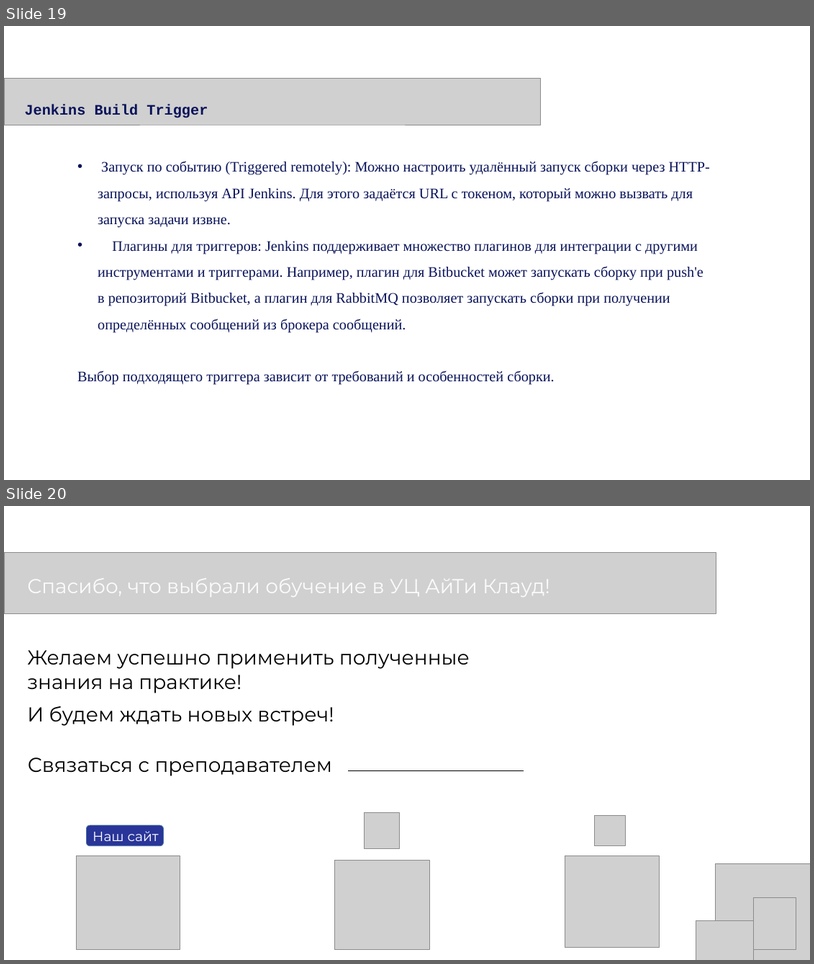
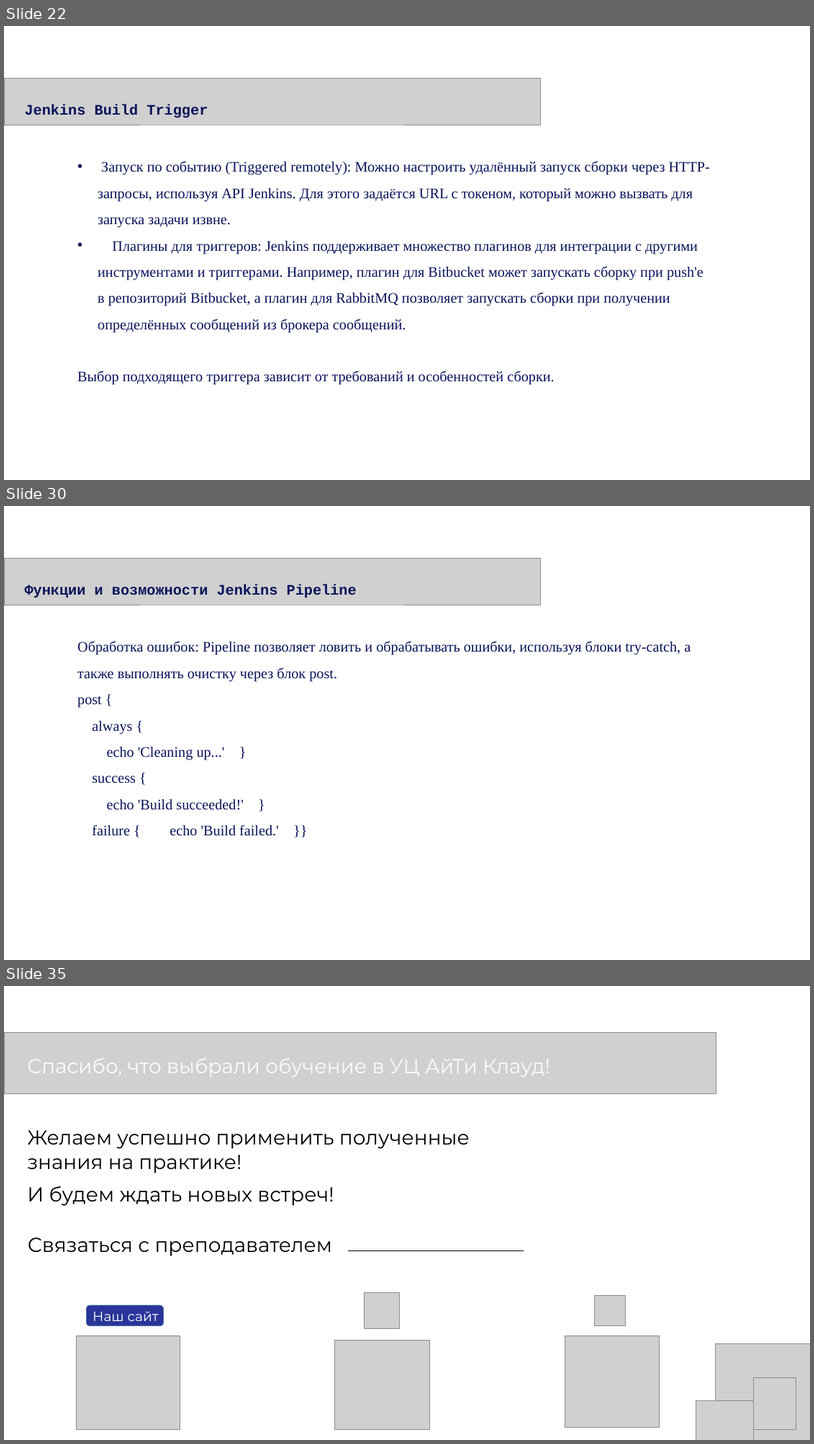
Before and after one commit to Kollekcioner47/jenkins, a slide deck: Jenkins.pptx. Shown one above the other, each under a label of ours: slides 19 and 20 before the commit, slides 22, 30 and 35 after it; the slides between them are not shown. The pictures are 814x964 and 814x1444 pixels, drawn with LibreOffice and Linux fonts; fonts in the diff are those of the drawing; grey boxes stand for pictures. Boxes give left, top, right and bottom in pixels: in the first picture for what was removed or moved away, otherwise in the second. Text is boxed around its words. In the diff, an @@ line names an element or a change of style, - is before the commit and + after.

```diff
--- a/Jenkins.pptx
+++ b/Jenkins.pptx
@@ slide 30 added at (x1=4, y1=506, x2=810, y2=960), background #FFFFFF @@
@@ picture added at (x1=4, y1=558, x2=540, y2=605) @@
@@ text added at (x1=25, y1=584, x2=357, y2=598), 26 pt, text #09135A, bold @@
+Функции и возможности Jenkins Pipeline
@@ text added at (x1=77, y1=641, x2=691, y2=836), 26 pt, text #09135A @@
+Обработка ошибок: Pipeline позволяет ловить и обрабатывать ошибки, используя блоки try-catch, а также выполнять очистку через блок post.
+post {
+always {
+echo 'Cleaning up...' }
+success {
+echo 'Build succeeded!' }
+failure { echo 'Build failed.' }}
@@ what was slide 19 is now slide 22 @@
@@ what was slide 20 is now slide 35 @@
```
Also in this commit, not shown: 14 other slides added, 4 other files.
